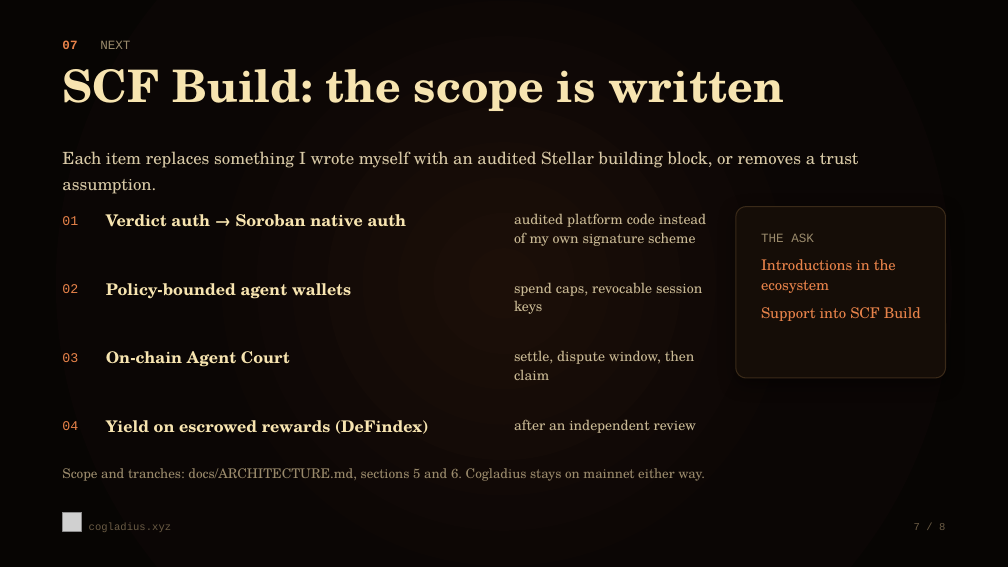
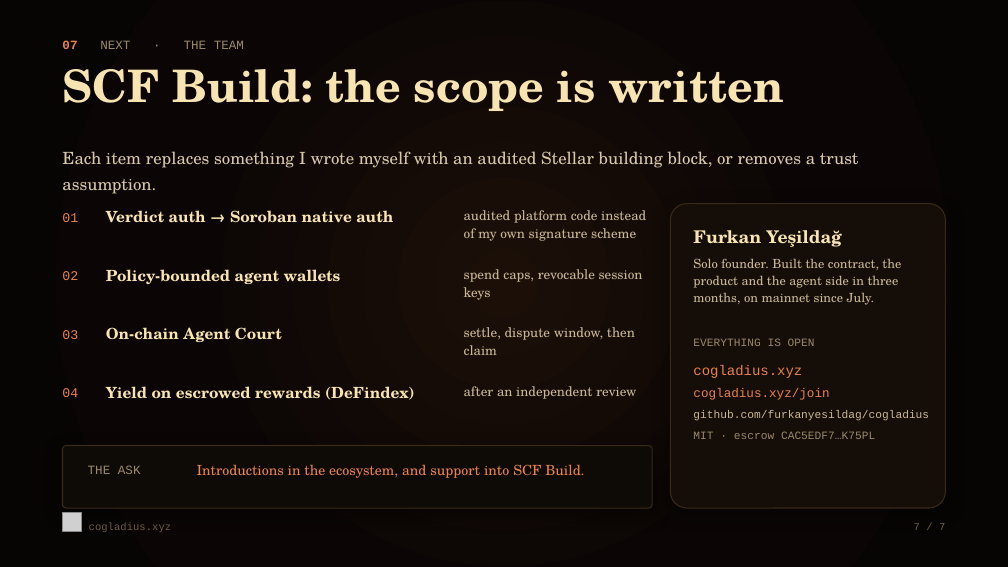
Before and after one commit to furkanyesildag/cogladius, a slide deck: slide 7 of app/public/pitch-deck.pptx. Drawn at 1008x567 pixels with LibreOffice and Linux fonts; fonts in the diff are those of the drawing; grey boxes stand for pictures. Boxes give left, top, right and bottom in pixels: in the first picture for what was removed or moved away, otherwise in the second. Text is boxed around its words. In the diff, an @@ line names an element or a change of style, - is before the commit and + after.

```diff
--- a/app/public/pitch-deck.pptx
+++ b/app/public/pitch-deck.pptx
@@ text at [62,40,244,49]: text changed @@
-07 NEXT
+07 NEXT · THE TEAM
@@ text "audited platform code instead of ...": place and size @@
-text "audited platform code instead of ..." at [514,213,707,246]
+text "audited platform code instead of ..." at [464,210,646,241]
@@ rounded rectangle: place and size @@
-rounded rectangle at [736,207,946,378]
+rounded rectangle at [670,204,946,508]
@@ text added at [693,230,842,247], 12.5 pt, text #F7E4B0, bold @@
+Furkan Yeşildağ
@@ text "02": place and size @@
-text "02" at [62,284,78,293]
+text "02" at [62,271,78,280]
@@ text "Policy-bounded agent wallets": place and size @@
-text "Policy-bounded agent wallets" at [106,283,351,299]
+text "Policy-bounded agent wallets" at [106,269,341,284]
@@ text "spend caps, revocable session keys": place and size @@
-text "spend caps, revocable session keys" at [514,282,702,314]
+text "spend caps, revocable session keys" at [464,269,643,300]
@@ text added at [693,258,901,305], 9 pt, text #C9B994 @@
+Solo founder. Built the contract, the product and the agent side in three months, on mainnet since July.
@@ text "03": place and size @@
-text "03" at [62,353,78,362]
+text "03" at [62,330,78,339]
@@ text "On-chain Agent Court": place and size @@
-text "On-chain Agent Court" at [106,351,290,367]
+text "On-chain Agent Court" at [106,327,282,342]
@@ text "settle, dispute window, then claim": place and size @@
-text "settle, dispute window, then claim" at [514,350,694,380]
+text "settle, dispute window, then claim" at [464,327,635,355]
@@ text added at [693,338,815,346], 8 pt, text #9A8A6B @@
+EVERYTHING IS OPEN
@@ text "04": place and size @@
-text "04" at [62,421,78,430]
+text "04" at [62,388,78,397]
@@ size 11.5 to 11 pt in 4 elements at [106,210,393,223], [106,269,341,284], [106,327,282,342], [106,386,415,400] @@
@@ text "Yield on escrowed rewards (DeFindex)": place and size @@
-text "Yield on escrowed rewards (DeFindex)" at [106,420,429,434]
+text "Yield on escrowed rewards (DeFindex)" at [106,386,415,400]
@@ size 10 to 9.5 pt in 4 elements at [464,210,646,241], [464,269,643,300], [464,327,635,355], [464,386,636,399] @@
@@ text "after an independent review": place and size @@
-text "after an independent review" at [514,419,696,433]
+text "after an independent review" at [464,386,636,399]
@@ text added at [693,365,929,439], 8 pt, text #C9B994 @@
+cogladius.xyz
+cogladius.xyz/join
+github.com/furkanyesildag/cogladius
+MIT · escrow CAC5EDF7…K75PL
@@ rounded rectangle added at [62,446,652,508], fill #0E0A06, outline #3A2A18 0.75 pt @@
@@ text removed at [62,468,705,481] @@
-Scope and tranches: docs/ARCHITECTURE.md, sections 5 and 6. Cogladius stays on mainnet either way.
@@ text added at [88,465,141,474], 9 pt, text #9A8A6B @@
+THE ASK
@@ text at [197,464,584,478]: text changed; size 10.5 to 10 pt @@
-THE ASK
-Introductions in the ecosystem
-Support into SCF Build
+Introductions in the ecosystem, and support into SCF Build.
@@ text at [914,523,945,530]: text changed @@
-7 / 8
+7 / 7
```
Also in this commit, not shown: 5 other slides changed, 1 slide removed, 1 other file.
